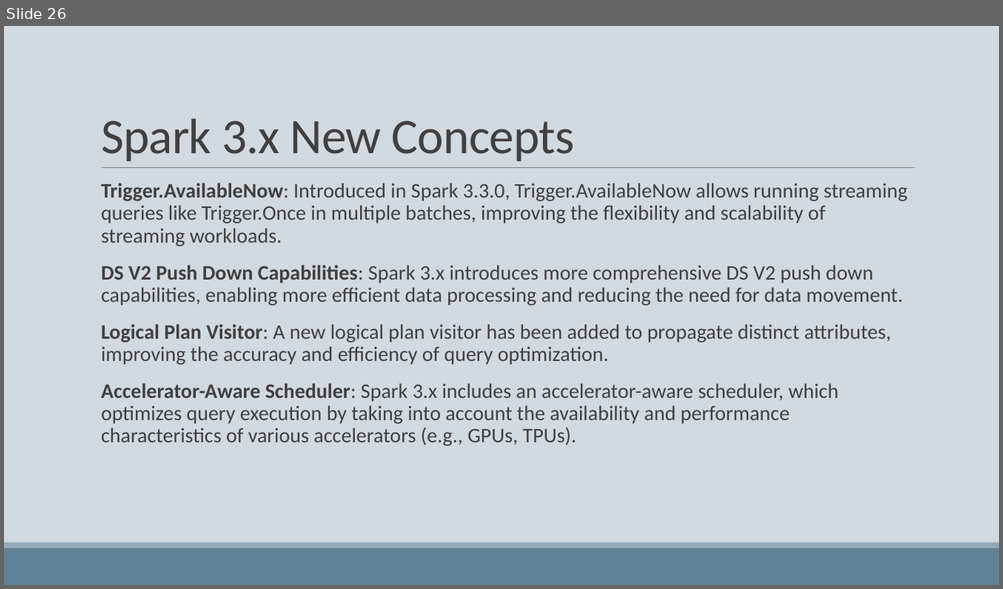
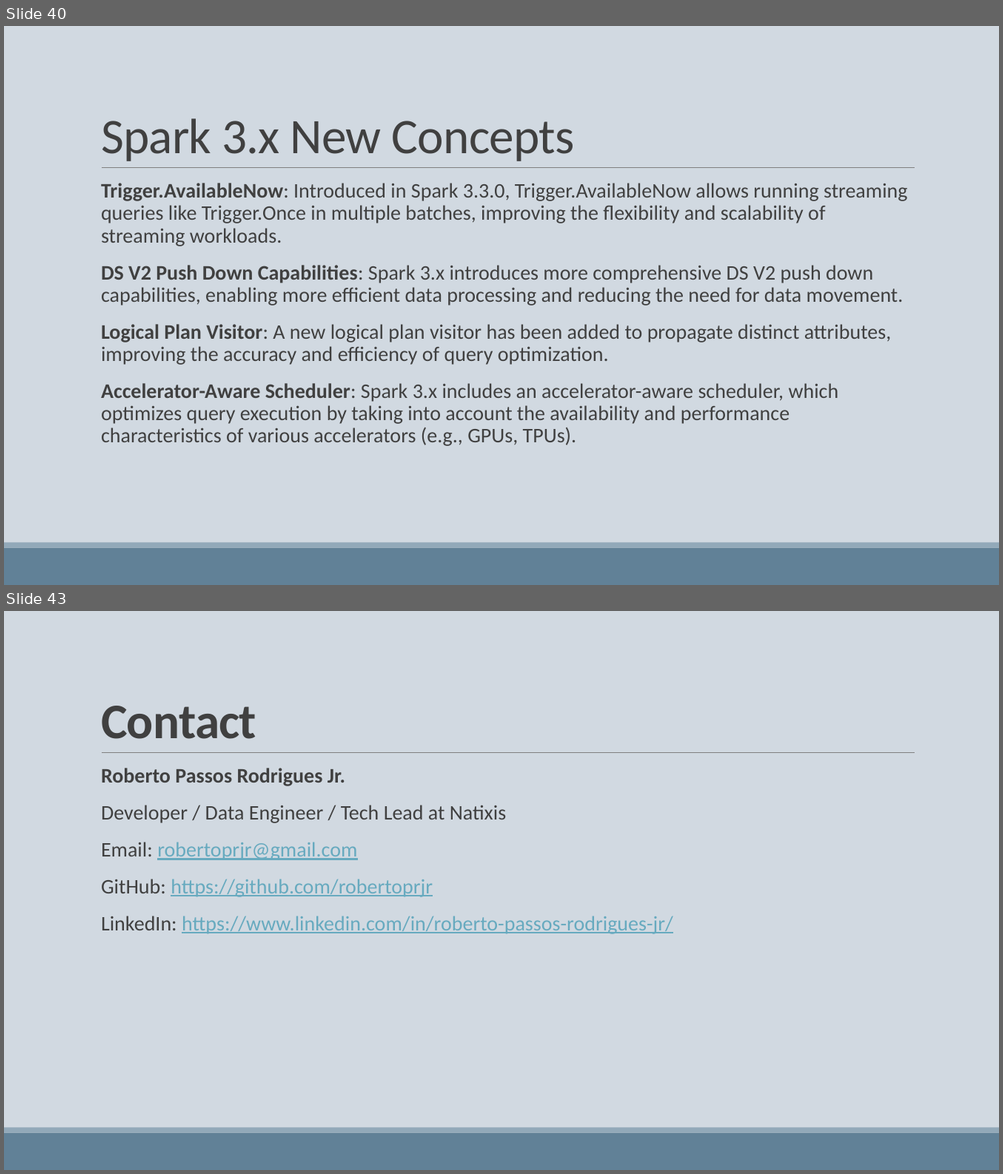
Before and after one commit to robertoprjr/presentations, a slide deck: apache_spark_2x.pptx. Shown one above the other, each under a label of ours: slide 26 before the commit, slides 40 and 43 after it; the slides between them are not shown. The pictures are 1003x589 and 1003x1174 pixels, drawn with LibreOffice and Linux fonts; fonts in the diff are those of the drawing. Boxes give left, top, right and bottom in pixels: in the first picture for what was removed or moved away, otherwise in the second. Text is boxed around its words. In the diff, an @@ line names an element or a change of style, - is before the commit and + after.

```diff
--- a/apache_spark_2x.pptx
+++ b/apache_spark_2x.pptx
@@ slide 43 added at bbox=[4, 611, 999, 1170], background #D1D9E1; not listed: 3 template elements that a slide beside it also shows @@
@@ title added at bbox=[101, 706, 256, 739], 48 pt, text #404040, bold @@
+Contact
@@ text added at bbox=[101, 768, 673, 934], 20 pt, text #67AABF, underline @@
+  Roberto Passos Rodrigues Jr.
+  Developer / Data Engineer / Tech Lead at Natixis
+  Email: robertoprjr@gmail.com
+  GitHub: https://github.com/robertoprjr
+  LinkedIn: https://www.linkedin.com/in/roberto-passos-rodrigues-jr/
@@ what was slide 26 is now slide 40 @@
```
Also in this commit, not shown: 16 other slides added, 1 other file.
